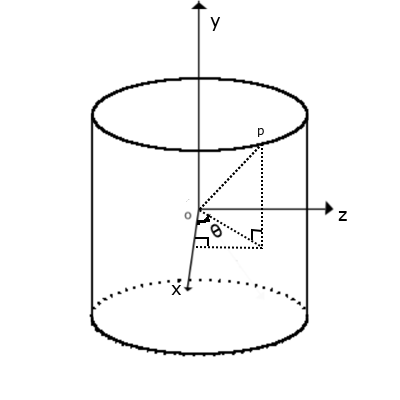
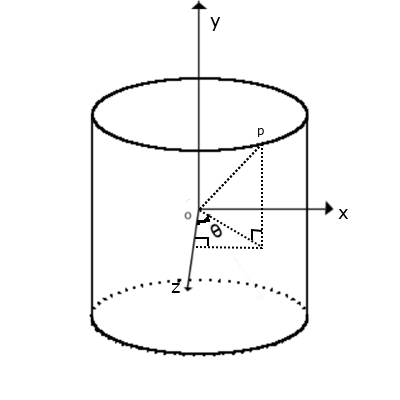
Revision of a layered 400x400 image; what changed, layer by layer:
renamed "x" to "z #1", painted on it over [171, 283, 181, 295]
painted on "z" over [338, 209, 348, 221]
